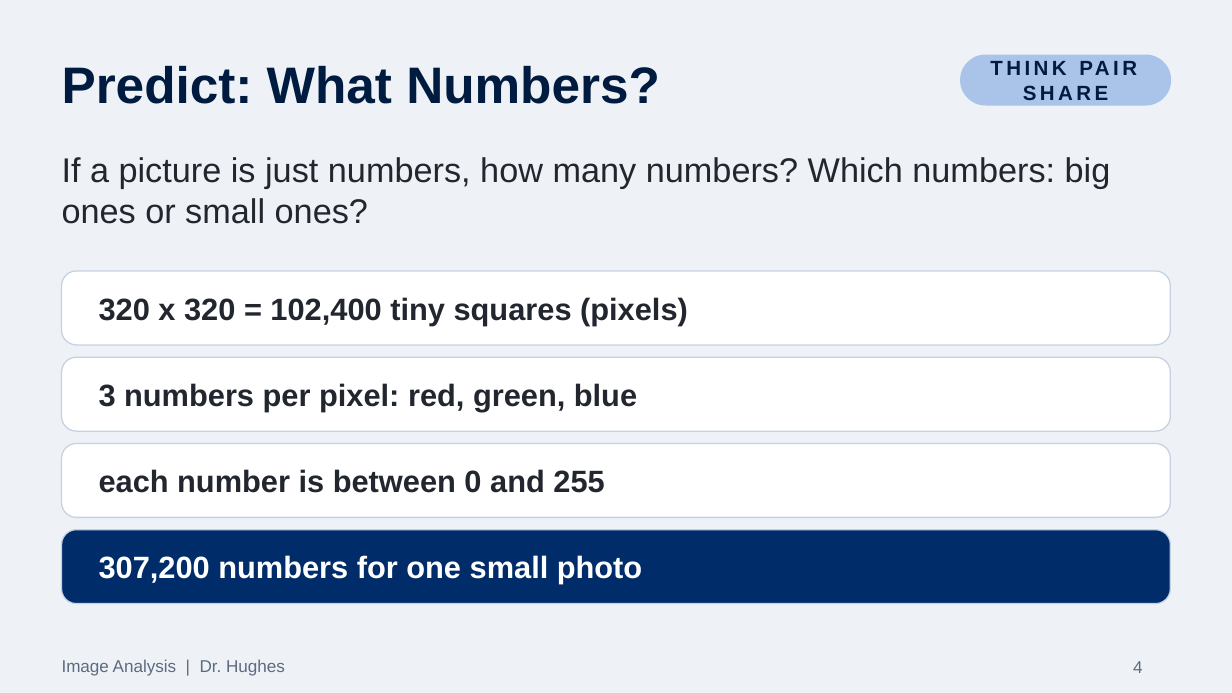
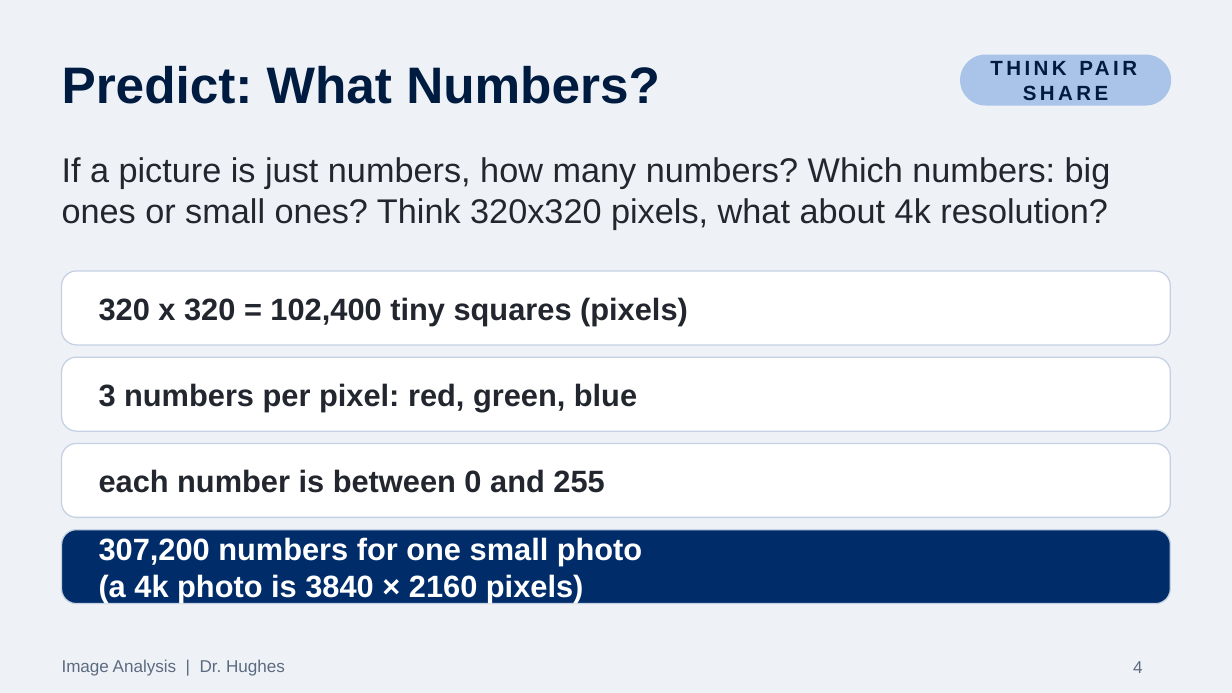
Before and after one commit to Dr-Hughes/Dr-Hughes.github.io, a slide deck: slide 4 of static/teaching/a-level-y12-13-image-analysis-image-analysis-challenge/image-analysis-problem.pptx. Drawn at 1232x693 pixels with LibreOffice and Linux fonts; fonts in the diff are those of the drawing. Boxes give left, top, right and bottom in pixels: in the first picture for what was removed or moved away, otherwise in the second. Text is boxed around its words. In the diff, an @@ line names an element or a change of style, - is before the commit and + after.

```diff
--- a/static/teaching/a-level-y12-13-image-analysis-image-analysis-challenge/image-analysis-problem.pptx
+++ b/static/teaching/a-level-y12-13-image-analysis-image-analysis-challenge/image-analysis-problem.pptx
@@ text at (62, 157, 1111, 229): text changed @@
-If a picture is just numbers, how many numbers? Which numbers: big ones or small ones?
+If a picture is just numbers, how many numbers? Which numbers: big ones or small ones? Think 320x320 pixels, what about 4k resolution?
@@ text at (99, 574, 583, 603): paragraph added @@
+(a 4k photo is 3840 × 2160 pixels)
```
Also in this commit, not shown: 24 other slides changed, 6 slides added, 8 slides removed, 11 other files.
